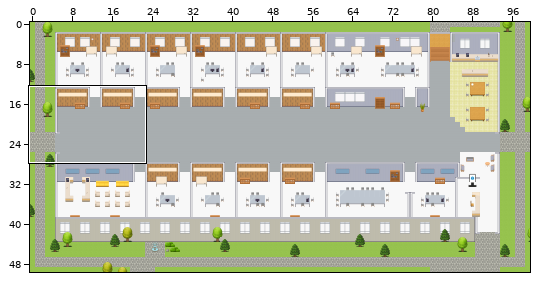
Tiled map (JSON), stored at maps/PH-Customer-Engagement-Platform-Analytics-AI.tmj. The picture above shows the old version from afar; the outline marks the close-up.
Close-up. The starting point:
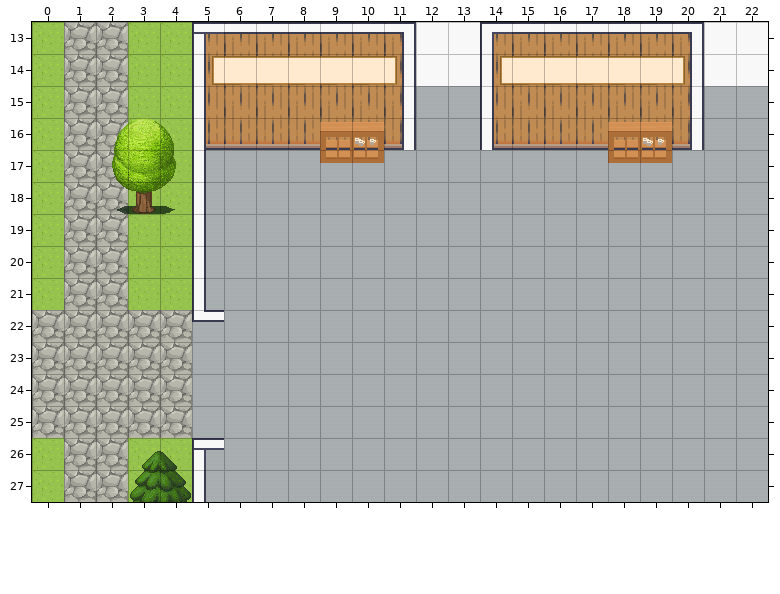
Cells are 32x32 px. Shown: x 0..22, y 13..27. The commit also changed other parts of the map, which this record leaves out.
The same view after the edit:
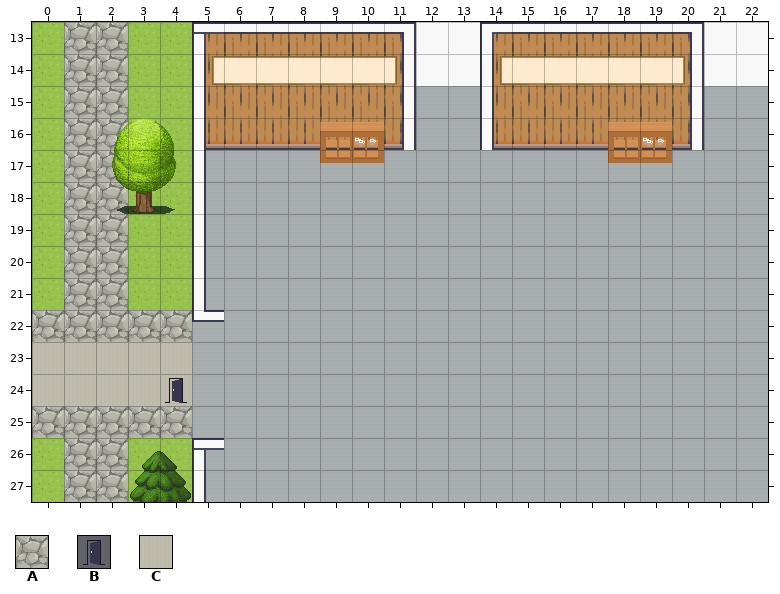
Key: from "Exterior": A 638; from "User_Zones": B 65; from "room2": C 328.
_ is an empty cell.
Tiles replaced or removed in this view: A.
Diff:
Changed rows in their new state; . is an unchanged cell.
Layer "outside":
first column x 0:
23 CCCCC
24 CCCCC
Layer "zones":
first column x 4:
24 B
Changed places in both close-ups, as pixel boxes (x1, y1, x2, y2):
changed: (32, 342, 192, 406)
